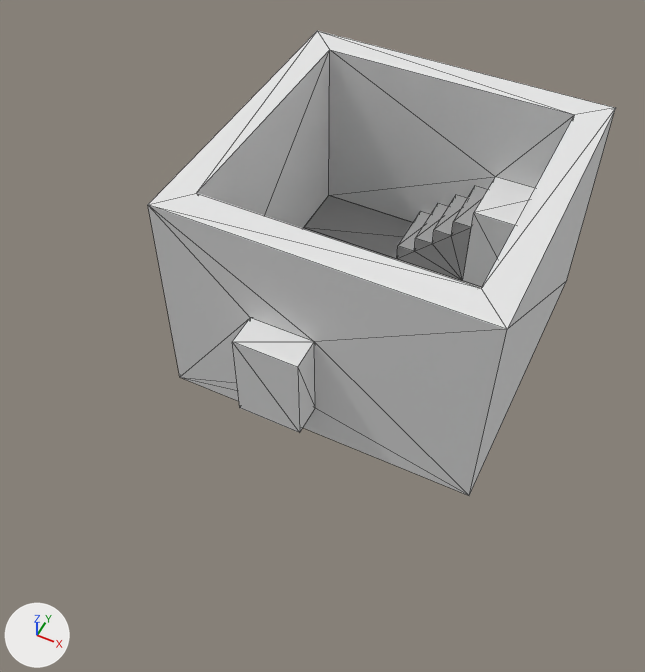
Before and after pictures for a commit that changed the Blender file Working/mirror1.blend.
The view is the same before and after, from a 50 mm camera at (30.3, -79.3, 87.4) aimed at (-1.7, -15.5, 7.6). Every picture has the same lights, and +X, +Y and +Z are marked at lower left. Mesh edges are drawn as thin lines.
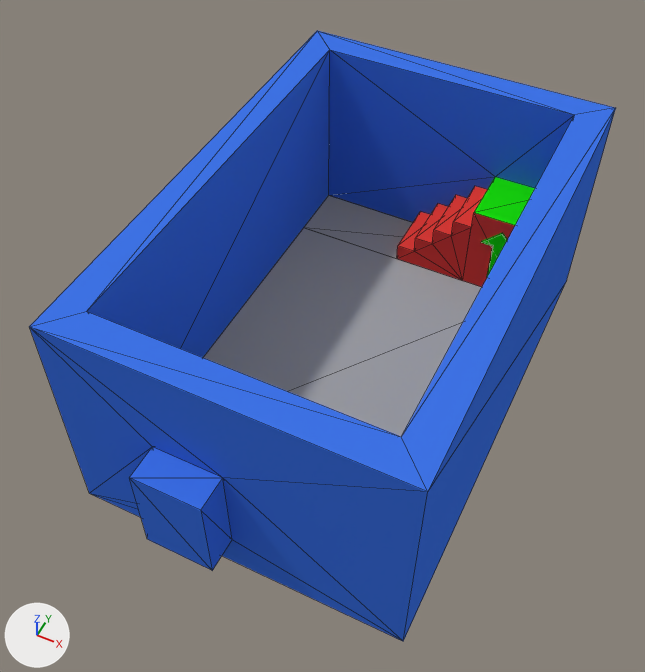
The newer file is also rescaled (x0.35), turned or shifted as a whole; pictures and numbers use the older file's frame.

What changed in the scene script:
```text
Change mat_walls:
    mat_walls.base_color: (0.8, 0.8, 0.8) -> (0.0497, 0.173, 0.8)  # white #e7e7e7 -> blue #3f73e7
Add mat_target:
    mat_target = diffuse_material('Target')
    mat_target.base_color = (0.8, 0.0518, 0.0429)  # red #e7403a
Add mat_entrance:
    mat_entrance = diffuse_material('Entrance')
    mat_entrance.base_color = (0.0102, 0.8, 0.00523)  # green #1ae710
Change me_cube_000:
    where me_cube_000.from_pydata(...)  # 8 vertices, 4 faces; spans x -0.82..0.8, y -0.8..0.82, z 2.0
    used by ob_cube_001; location = (0.0, 0.0, -4.1); scale = (20.4, 20.4, 2.04)
    verts and faces of me_cube_000; kept vertices keep their numbers, new ones are numbered from 8
    before: 0 (0.4, 0.82, 2.0), 1 (-0.82, 0.82, 2.0) at pixel (328, 195), 2 (-0.82, 0.41, 2.0) at pixel (303, 227), 3 (0.4, 0.41, 2.0) at pixel (462, 280), 4 (0.8, 0.41, 2.0)
    before: 5 (0.8, -0.8, 2.0), 6 (-0.82, 0.41, 2.0) at pixel (303, 227), 7 (-0.82, -0.8, 2.0)
    remove me_cube_000.materials.append(mat_floor)  # grey #aaaaaa
    me_cube_000 part 1
    add delete_vertices([1, 2, 5, 6, 7])  # with the faces that use them
    add for new, old in zip([8, 9, 10], [0, 3, 4]): verts[new] = verts[old] + (0.0, 0.0, 6.0)
    add faces += [(3, 9, 8), (4, 10, 9), (3, 4, 9), (0, 3, 8)]
    add me_cube_000.materials.append(mat_target)  # red #e7403a
Change me_cube_001:
    used by ob_cube; location = (0.0, 0.0, -2.0); scale = (20.4, 20.4, 2.04)
    remove me_cube_001.from_pydata(...)  # 34 vertices, 63 faces; spans x -1.0..1.0, y -1.2..1.0, z -1.5..13.0
    add me_cube_001.from_pydata(...)  # 32 vertices, 47 faces; spans x -1.0..1.0, y -2.18..1.0, z -1.5..13.0
    me_cube_001 part 2
    14 vertices are removed from x -0.41..0.4, y -1.2..0.41, z 1.0..7.0
    38 faces are deleted
    8 vertices in x -1.0..1.0, y -1.0..-0.8, z -1.5..13.0 move by (0.0, -0.98, 0.0)
    6 vertices are added at (-0.01, -1.78, 1.0), (-0.42, -1.78, 1.0), (-0.01, -2.18, 1.0), (-0.42, -2.18, 1.0), (-0.01, -1.98, 1.0), (-0.42, -1.98, 1.0)
    6 new vertices lie (0.0, 0.0, 6.0) away from vertices in x -0.42..-0.01, y -2.18..-1.78, z 1.0
    22 new faces join them
Change me_cube_003:
    where me_cube_003.from_pydata(...)  # 20 vertices, 32 faces; spans x -0.09..0.39, y 0.41..0.82, z 1.0..5.8
    remove me_cube_003.materials.append(mat_floor)  # grey #aaaaaa
    add me_cube_003.materials.append(mat_target)  # red #e7403a
Add me_cube_002:
    me_cube_002.from_pydata([(-0.1, -5.7, 0.7), (-3.0, -5.7, 0.7), (-0.1, -8.6, 0.7), (-3.0, -8.6, 0.7), (-0.1, -7.1, 0.7), (-3.0, -7.1, 0.7), (2.8, 12.9, 0.7), (-5.9, 12.9, 0.7), (-5.9, 10.0, 0.7), (2.8, 10.0, 0.7), (5.7, 10.0, 0.7), (5.7, -5.7, 0.7), (-5.9, 10.0, 0.7), (-5.9, -5.7, 0.7)], [], [(5, 3, 2), (1, 5, 4), (0, 1, 4), (4, 5, 2), (10, 12, 13), (6, 7, 8), (11, 10, 13), (9, 6, 8)])
    me_cube_002.materials.append(mat_floor)  # grey #aaaaaa
Add me_cube_008:
    me_cube_008.from_pydata(...)  # 26 vertices, 17 faces; spans x -3.0..5.7, y -14.1..5.9, z 0.7..5.0
    me_cube_008.materials.append(mat_entrance)  # green #1ae710
Add ob_cube_003:
    ob_cube_003 = bpy.data.objects.new('Cube.003', me_cube_002)
    ob_cube_003.location = (0.0, -20.0, -2.0)
    ob_cube_003.scale = (2.86, 2.86, 2.86)
Add ob_cube_004:
    ob_cube_004 = bpy.data.objects.new('Cube.004', me_cube_008)
    ob_cube_004.location = (0.0, 0.0, -2.0)
    ob_cube_004.scale = (2.86, 2.86, 2.86)
```

Where the change shows, as pixel boxes [x1, y1, x2, y2] in the pictures (645 x 672 px):
'Cube', recoloured, reshaped (white to blue, 25% wider, 31% taller): before [148, 31, 616, 496]; after [29, 31, 616, 641]
'Cube.003', added: after [203, 195, 482, 437]
'Cube.001', reshaped: before [303, 195, 482, 288]; after [463, 213, 515, 287]
'Cube.002', recoloured (grey to red): [397, 186, 487, 281] in both
'Cube.004', added (green): after [474, 177, 535, 277]
